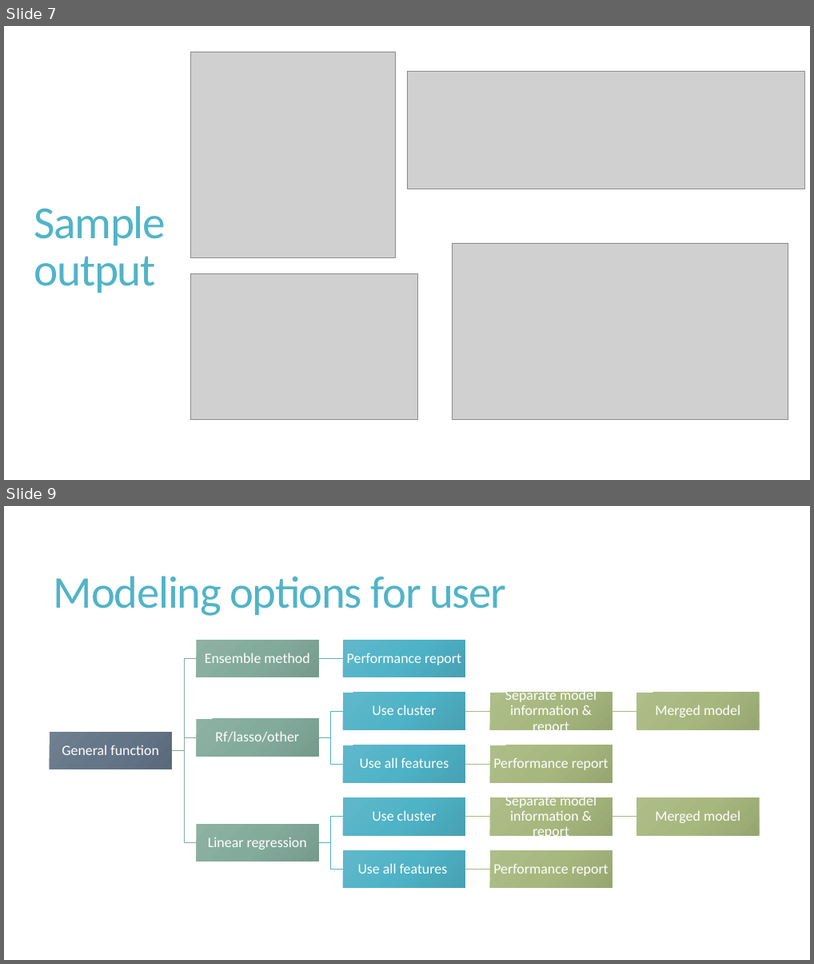
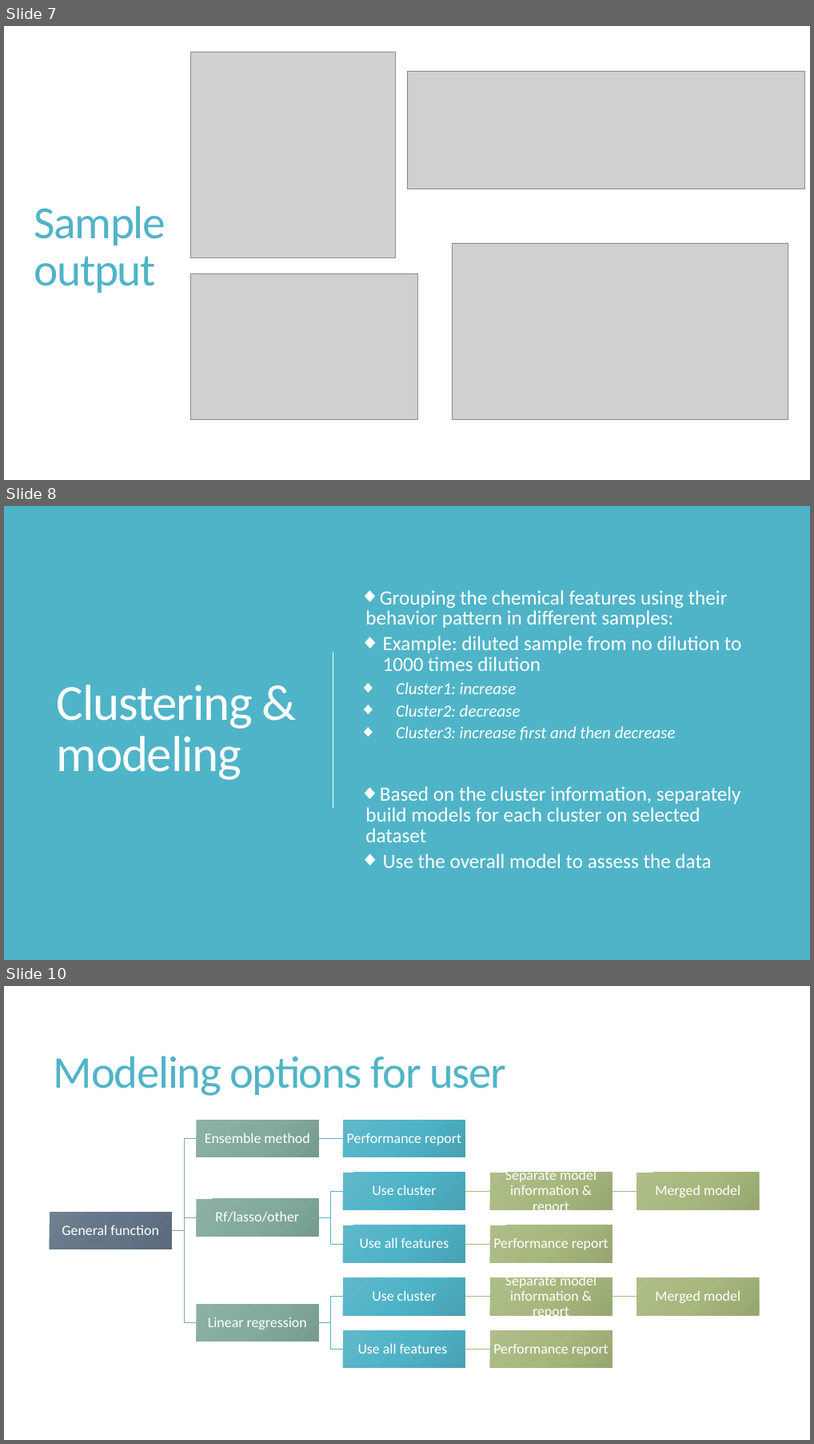
Before and after one commit to XiminHu/mass-suite, a slide deck: doc/20200623 Showcase.pptx. Shown one above the other, each under a label of ours: slides 7 and 9 before the commit, slides 7, 8 and 10 after it; the slides between them are not shown. The pictures are 814x964 and 814x1444 pixels, drawn with LibreOffice and Linux fonts; fonts in the diff are those of the drawing; grey boxes stand for pictures. Boxes give left, top, right and bottom in pixels: in the first picture for what was removed or moved away, otherwise in the second. Text is boxed around its words. In the diff, an @@ line names an element or a change of style, - is before the commit and + after.

```diff
--- a/doc/20200623 Showcase.pptx
+++ b/doc/20200623 Showcase.pptx
@@ slide 8 added at (x1=4, y1=506, x2=810, y2=960), background #000000 @@
@@ rectangle added at (x1=4, y1=506, x2=810, y2=960), fill #50B4C8 @@
@@ text added at (x1=366, y1=590, x2=742, y2=868), 24 pt, text #FFFFFF @@
+◆ Grouping the chemical features using their behavior pattern in different samples:
+  ◆ Example: diluted sample from no dilution to 1000 times dilution
+    ◆ Cluster1: increase
+    ◆ Cluster2: decrease
+    ◆ Cluster3: increase first and then decrease
+◆ Based on the cluster information, separately build models for each cluster on selected dataset
+  ◆ Use the overall model to assess the data
@@ line added from (333, 652) to (333, 808), #FFFFFF 0.75 pt @@
@@ title added at (x1=57, y1=684, x2=253, y2=780), 60 pt, text #FFFFFF @@
+Clustering & modeling
@@ what was slide 9 is now slide 10 @@
```
Also in this commit, not shown: 6 slides changed, 1 other slide added, 1 slide removed, 3 other files.
